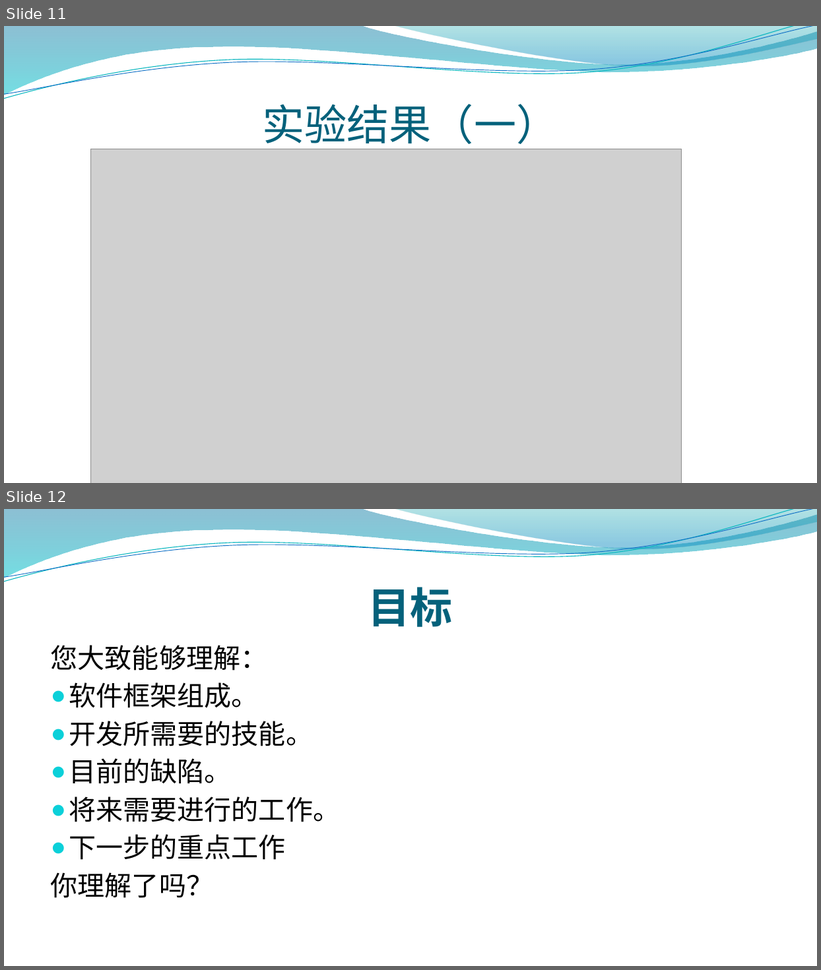
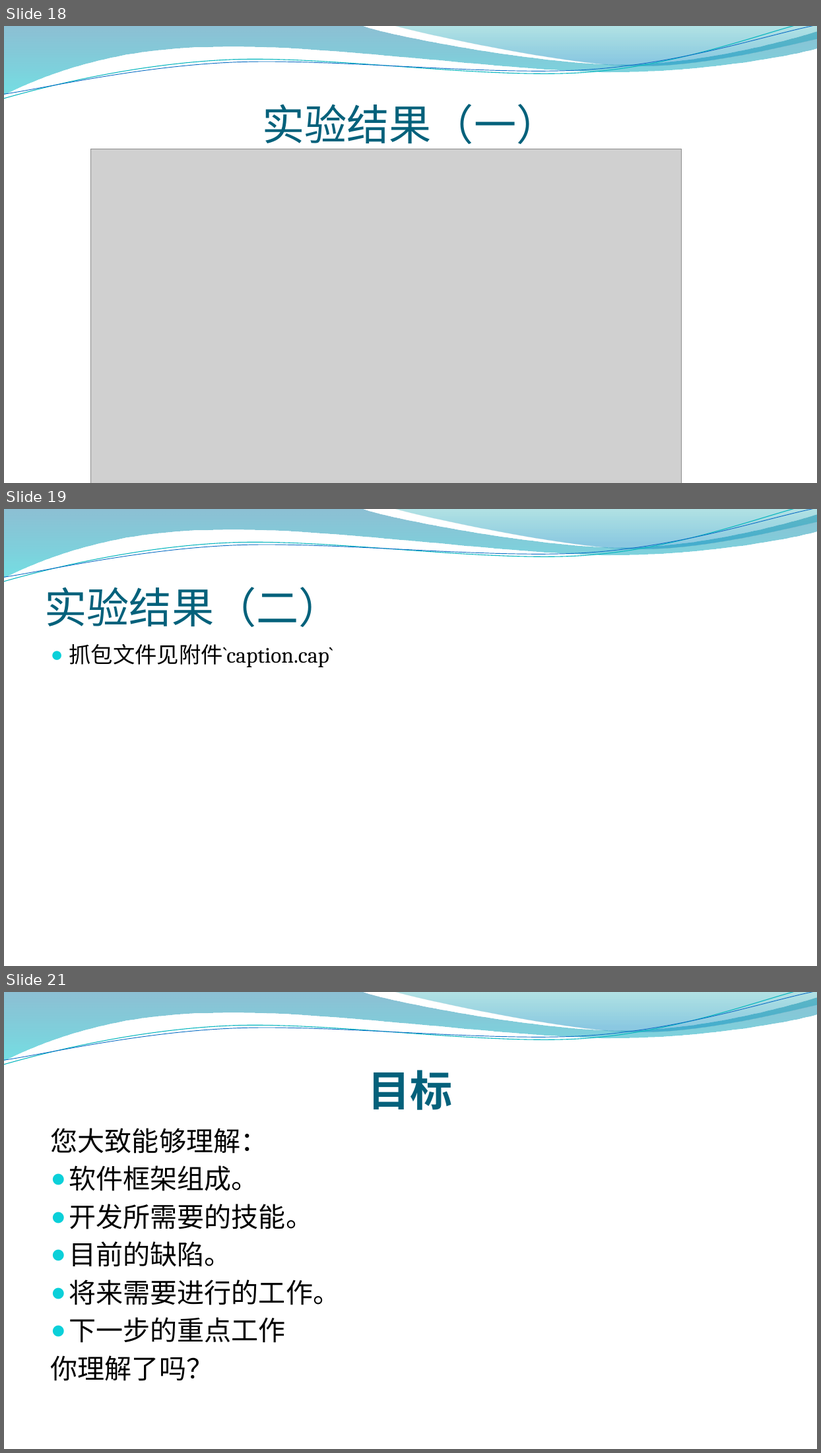
Before and after one commit to houwentaoff/test_gnuradio, a slide deck: doc/高速自组网.pptx. Shown one above the other, each under a label of ours: slides 11 and 12 before the commit, slides 18, 19 and 21 after it; the slides between them are not shown. The pictures are 821x970 and 821x1453 pixels, drawn with LibreOffice and Linux fonts; fonts in the diff are those of the drawing; grey boxes stand for pictures; background and template pictures are left out. Boxes give left, top, right and bottom in pixels: in the first picture for what was removed or moved away, otherwise in the second. Text is boxed around its words. In the diff, an @@ line names an element or a change of style, - is before the commit and + after.

```diff
--- a/doc/高速自组网.pptx
+++ b/doc/高速自组网.pptx
@@ slide 19 added at (4,509,817,966), background picture (left out); not listed: 4 template elements that a slide beside it also shows @@
@@ title added at (45,587,341,627), 50 pt, text #04617B @@
+实验结果（二）
@@ text added at (69,644,333,667), 26 pt, text #000000 @@
+● 抓包文件见附件`caption.cap`
@@ what was slide 11 is now slide 18 @@
@@ what was slide 12 is now slide 21 @@
```
Also in this commit, not shown: 8 other slides added.
